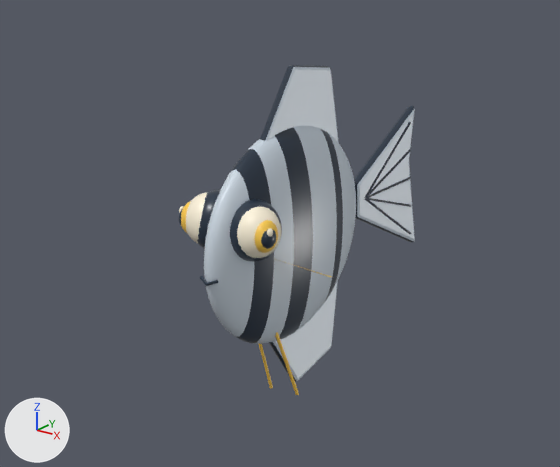
Renders of the Blender file assets/blender/angelfish.blend from each side of a commit.
The view is the same before and after, from the file's camera 'Studio Camera'. The axes (+X, +Y, +Z) are drawn at lower left. The lights are the same throughout. The older version comes first.

The older version as bpy lines, for what is in view:
```python
me_body = bpy.data.meshes.new('Body')
me_body.from_pydata(...)  # 2872 vertices, 3042 faces; spans x -0.46..0.46, y -0.84..0.82, z -1.15..1.17
# faces by material slot: [644, 1224, 672, 502]
me_body.materials.append(mat_moonlight)  # pale blue #cedae5
me_body.materials.append(mat_ink)  # dark blue #243242
me_body.materials.append(mat_pearl)  # pale yellow #fff5dd
me_body.materials.append(mat_honey)  # yellow #ffce50
me_fin_ray = bpy.data.meshes.new('Fin ray')
me_fin_ray.from_pydata(...)  # 114 vertices, 89 faces; spans x -0.035..0.047, y 0.83..1.497, z -0.491..0.492
# faces by material slot: [69, 20]
me_fin_ray.materials.append(mat_ink)  # dark blue #243242
me_fin_ray.materials.append(mat_moonlight)  # pale blue #cedae5
ob_bodymesh = bpy.data.objects.new('BodyMesh', me_body)
ob_bodymesh.parent = ob_angelfish
ob_bodymesh.location = (0.0, 0.0, 0.0)
ob_tailmesh = bpy.data.objects.new('TailMesh', me_fin_ray)
ob_tailmesh.parent = ob_tail
ob_tailmesh.location = (0.0, -0.85, 0.0)
```
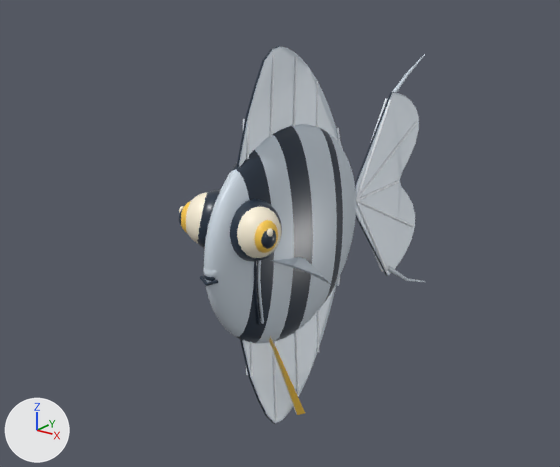
Changed parts and their boxes (x1, y1, x2, y2) in the pictures (560 x 467 px):
'BodyMesh', reshaped (15% taller)
    before: (179, 65, 356, 395)
    after: (179, 46, 356, 424)
'TailMesh', reshaped (15% wider, 67% taller)
    before: (354, 106, 415, 242)
    after: (355, 54, 425, 282)
'StreamerMesh.001', added
    after: (269, 336, 305, 415)
    faces in mat_honey (yellow #ffce50): (269, 338, 305, 415)
'PectoralMesh.001', added
    after: (271, 257, 331, 285)
    faces in mat_moonlight (pale blue #cedae5): (271, 257, 328, 283)
part 1 of me_body, added
    after: (203, 268, 218, 278)
part 2 of me_body, rebuilt
    before: (269, 281, 338, 381)
    after: (240, 283, 337, 424)
part 3 of me_body, rebuilt
    before: (260, 65, 339, 143)
    after: (237, 46, 343, 168)
part 4 of me_body, deleted
    before: (275, 259, 332, 277)
part 5 of me_body, built on
    before: (259, 333, 299, 395)
    after: (243, 55, 341, 420)
part 6 of me_fin_ray, rebuilt (35% taller)
    before: (354, 106, 415, 242)
    after: (355, 92, 419, 276)
part 7 of me_fin_ray, rebuilt (27% wider, 29% shorter)
    before: (364, 122, 411, 234)
    after: (357, 122, 417, 201)
part 8 of me_fin_ray, added
    after: (356, 54, 425, 282)

Patch to the scene script:
```diff
--- a/assets/blender/angelfish.blend.py
+++ b/assets/blender/angelfish.blend.py
@@ me_body @@
 # used by ob_bodymesh; parent = ob_angelfish; location = (0.0, 0.0, 0.0)
-me_body.from_pydata(...)  # 2872 vertices, 3042 faces; spans x -0.46..0.46, y -0.84..0.82, z -1.15..1.17
+me_body.from_pydata(...)  # 4180 vertices, 4204 faces; spans x -0.39..0.39, y -0.84..0.82, z -1.34..1.37
+# me_body part 1: a new loose piece, a UV sphere (20 segments, 12 rings, poles along z) spanning x -0.06..0.06, y -0.82..-0.72, z -0.11..0.01, in mat_moonlight (pale blue #cedae5)
+# me_body part 2: the loose piece of 56 vertices spanning x -0.03..0.03, y -0.31..0.66, z -1.11..-0.32 is rebuilt with 204 vertices and now spans x -0.03..0.04, y -0.44..0.74, z -1.34..-0.31
+# me_body part 3: the loose piece of 56 vertices spanning x -0.03..0.03, y -0.35..0.66, z 0.36..1.17 is rebuilt with 204 vertices and now spans x -0.03..0.04, y -0.48..0.74, z 0.31..1.37
+# me_body part 4: the loose piece of 16 vertices spanning x 0.17..0.46, y -0.33..0.13, z -0.27..-0.05 is deleted
+# me_body part 5: 24 vertices removed from x -0.12..0.12, y -0.29..0.06, z -1.15..-0.36; 624 vertices added at x -0.19..0.19, y -0.51..0.66, z -1.3..1.33
+# other edits to the shape of me_body do not show in these pictures
 me_body.materials.append(mat_moonlight)
@@ me_body @@
 me_body.materials.append(mat_honey)
+me_body.materials.append(mat_angel_fin_rays)  # white #f3f9ff
@@ me_fin_ray @@
 # used by ob_tailmesh; parent = ob_tail; location = (0.0, -0.85, 0.0)
-me_fin_ray.from_pydata(...)  # 114 vertices, 89 faces; spans x -0.035..0.047, y 0.83..1.497, z -0.491..0.492
+me_fin_ray.from_pydata(...)  # 394 vertices, 301 faces; spans x -0.042..0.042, y 0.833..1.641, z -0.823..0.823
+# me_fin_ray part 6: the loose piece of 62 vertices spanning x -0.035..0.035, y 0.83..1.497, z -0.491..0.492 is rebuilt with 178 vertices and now spans x -0.031..0.031, y 0.84..1.545, z -0.667..0.667
+# me_fin_ray part 7: the loose piece of 52 vertices spanning x 0.031..0.047, y 0.906..1.424, z -0.405..0.405 is rebuilt with 18 vertices and now spans x 0.008..0.042, y 0.836..1.496, z -0.007..0.38, in mat_angel_fin_rays (white #f3f9ff)
+# me_fin_ray part 8: 198 vertices added at x -0.042..0.042, y 0.833..1.641, z -0.823..0.823
 me_fin_ray.materials.append(mat_ink)
 me_fin_ray.materials.append(mat_moonlight)
+me_fin_ray.materials.append(mat_angel_fin_rays)  # white #f3f9ff
@@ ob_streamermesh_001 @@
+ob_streamermesh_001 = bpy.data.objects.new('StreamerMesh.001', me_pelvic_streamer_001)  # 46 vertices, 43 faces; spans x 0.025..0.134, y -0.338..0.108, z -1.309..-0.422; in mat_honey (yellow #ffce50), mat_pearl (pale yellow #fff5dd)
+ob_streamermesh_001.parent = ob_streamerpivot_001
+ob_streamermesh_001.location = (-0.05, 0.34, 0.44)
@@ ob_streamerpivot_001 @@
+ob_streamerpivot_001 = bpy.data.objects.new('StreamerPivot.001', None)
+ob_streamerpivot_001.parent = ob_angelfish
+ob_streamerpivot_001.location = (0.05, -0.34, -0.44)
@@ ob_pectoralmesh_001 @@
+ob_pectoralmesh_001 = bpy.data.objects.new('PectoralMesh.001', me_curved_pectoral_001)  # 46 vertices, 43 faces; spans x 0.153..0.406, y -0.358..0.139, z -0.328..-0.051; in mat_moonlight (pale blue #cedae5), mat_ink (dark blue #243242)
+ob_pectoralmesh_001.parent = ob_pectoralpivot_001
+ob_pectoralmesh_001.location = (-0.16, 0.36, 0.05)
@@ ob_pectoralpivot_001 @@
+ob_pectoralpivot_001 = bpy.data.objects.new('PectoralPivot.001', None)
+ob_pectoralpivot_001.parent = ob_angelfish
+ob_pectoralpivot_001.location = (0.16, -0.36, -0.05)
```
